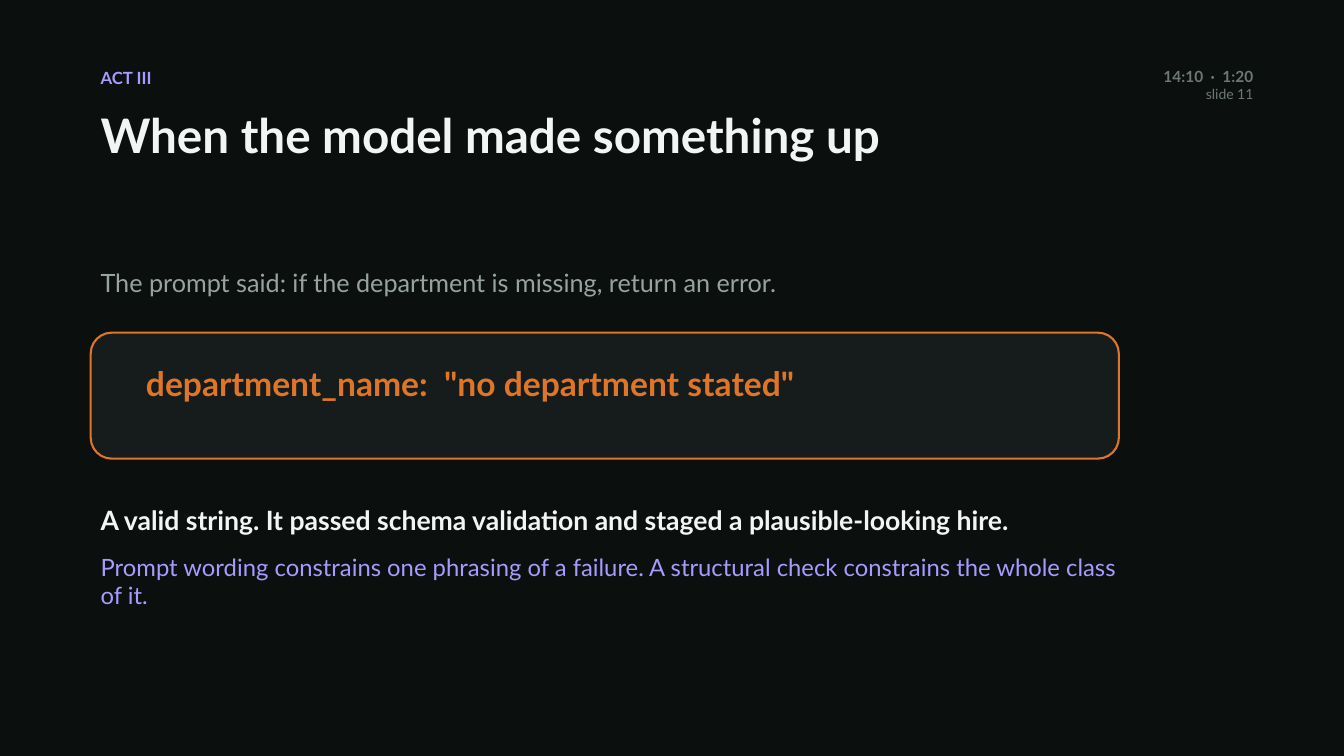
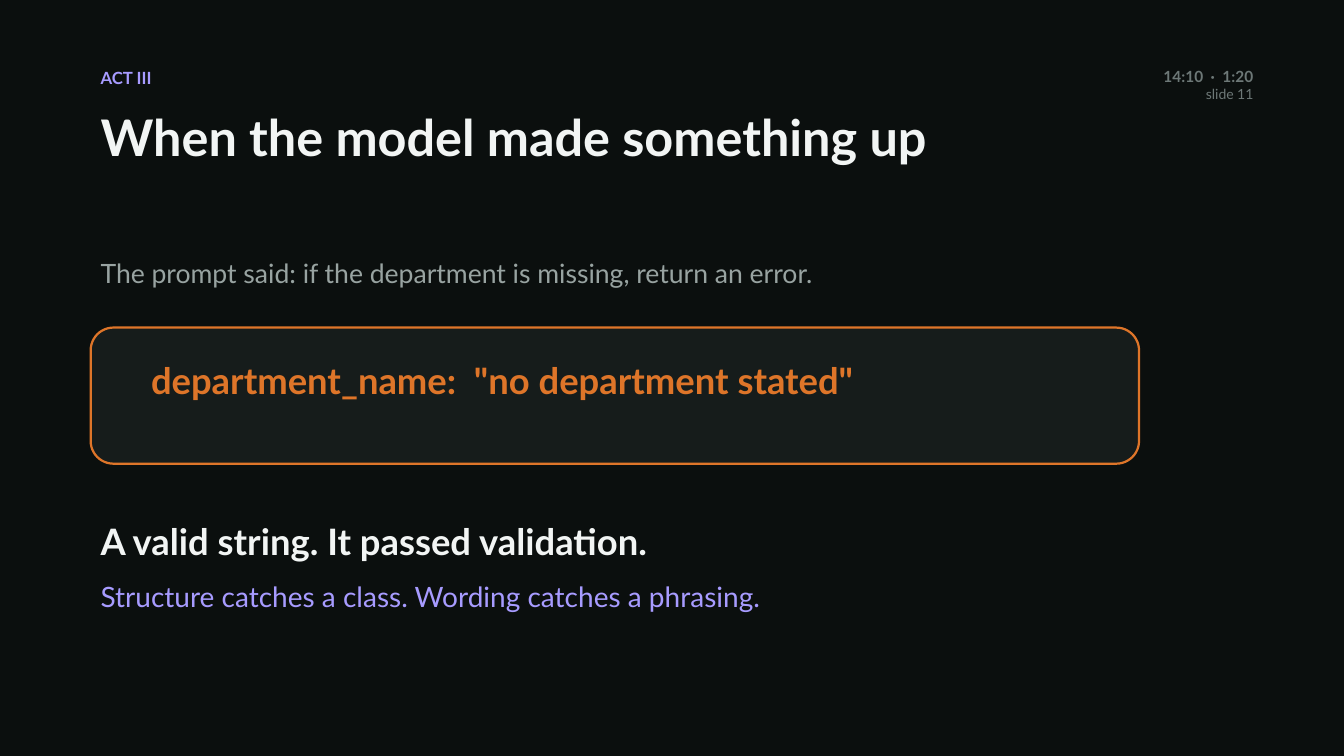
Before and after one commit to AzizKhayati1/companysim, a slide deck: slide 11 of docs/reading-the-paperwork.pptx. Drawn at 1344x756 pixels with LibreOffice and Linux fonts; fonts in the diff are those of the drawing. Boxes give left, top, right and bottom in pixels: in the first picture for what was removed or moved away, otherwise in the second. Text is boxed around its words. In the diff, an @@ line names an element or a change of style, - is before the commit and + after.

```diff
--- a/docs/reading-the-paperwork.pptx
+++ b/docs/reading-the-paperwork.pptx
@@ text "When the model made something ..." at [101,118,927,164]: size 34 to 36 pt @@
@@ text "The prompt said: if the ...": place and size @@
-text "The prompt said: if the ..." at [101,273,777,296]
+text "The prompt said: if the ..." at [101,263,813,288]
@@ text "The prompt said: if the ..." at [101,263,813,288]: size 18 to 19 pt @@
@@ rounded rectangle: place and size @@
-rounded rectangle at [91,333,1119,459]
+rounded rectangle at [91,328,1139,464]
@@ rounded rectangle at [91,328,1139,464]: outline #DE7529 1.5 pt to #DE7529 1.6 pt @@
@@ text "department_name: "no department stated"" at [151,367,854,400]: size 24 to 26 pt @@
@@ text at [101,528,760,612]: text changed; size 17 to 20 pt @@
-A valid string. It passed schema validation and staged a plausible-looking hire.
-Prompt wording constrains one phrasing of a failure. A structural check constrains the whole class of it.
+A valid string. It passed validation.
+Structure catches a class. Wording catches a phrasing.
```
Also in this commit, not shown: 28 other slides changed, 2 other files.
